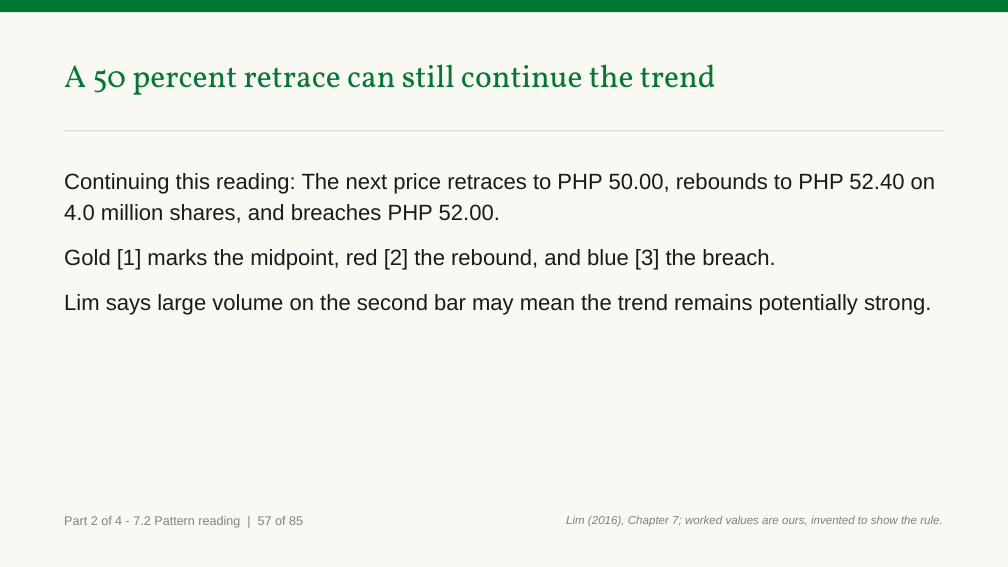
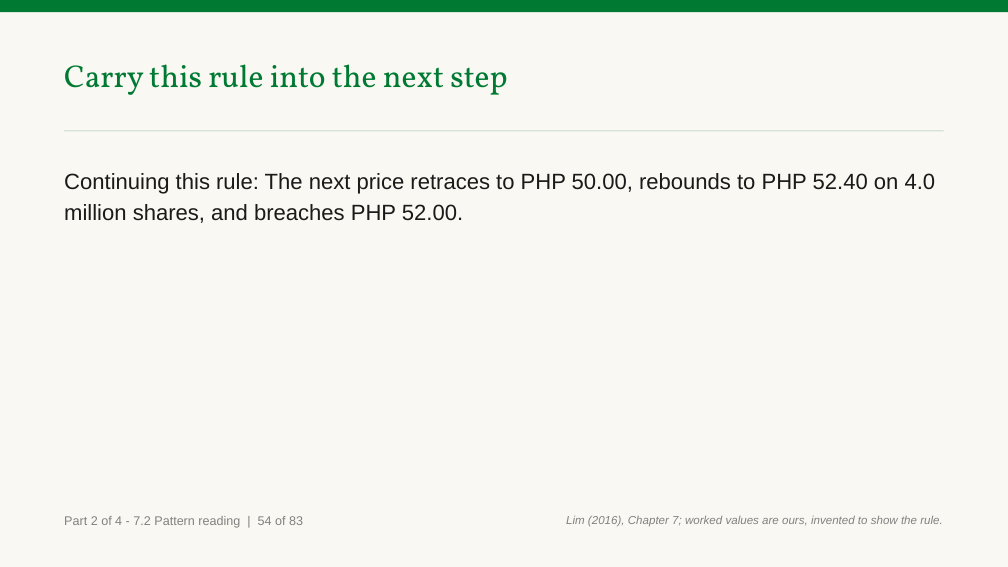
Before and after one commit to benjiesotelo-sudo/Telos_FIN1209, a slide deck: slide 75 of chapter-07/FIN1209-Chapter-07.pptx (slide 78 before the commit). Drawn at 1008x567 pixels with LibreOffice and Linux fonts; fonts in the diff are those of the drawing. Boxes give left, top, right and bottom in pixels: in the first picture for what was removed or moved away, otherwise in the second. Text is boxed around its words. In the diff, an @@ line names an element or a change of style, - is before the commit and + after.

Commit message:
fix(ch7): close Part 2 reader findings

```diff
--- a/chapter-07/FIN1209-Chapter-07.pptx
+++ b/chapter-07/FIN1209-Chapter-07.pptx
@@ text at box(64, 64, 507, 95): text changed @@
-A 50 percent retrace can still continue the trend
+Carry this rule into the next step
@@ text at box(64, 173, 936, 223): text changed @@
-Continuing this reading: The next price retraces to PHP 50.00, rebounds to PHP 52.40 on 4.0 million shares, and breaches PHP 52.00.
-Gold [1] marks the midpoint, red [2] the rebound, and blue [3] the breach.
-Lim says large volume on the second bar may mean the trend remains potentially strong.
+Continuing this rule: The next price retraces to PHP 50.00, rebounds to PHP 52.40 on 4.0 million shares, and breaches PHP 52.00.
@@ text at box(64, 516, 303, 528): text changed @@
-Part 2 of 4 - 7.2 Pattern reading | 57 of 85
+Part 2 of 4 - 7.2 Pattern reading | 54 of 83
```
Also in this commit, not shown: 91 other slides changed, 1 slide added, 3 slides removed, 2 other files.
